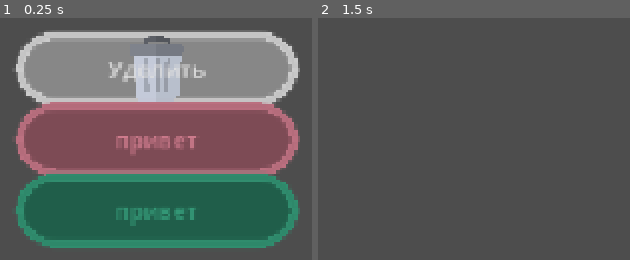
Above: before the commit, frames 1-2 (left to right).
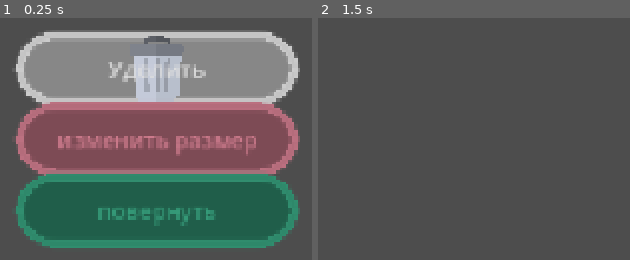
Above: after the commit, the same moments.

Repository: Zandiego228/mygamelizer
Game: Godot game, scene res://scene/menu_item.tscn
The game is run twice, just before and just after one commit, with the same random seed, the same clock (stepped at 60 frames per second) and the same inputs. This scene is started directly instead of the project's main scene.
Inputs (mouse positions are in pixels of both pictures, inside the frame that each line leads up to):
- Up to frame 1 (0.25 s): no input
- Up to frame 2 (1.5 s): click "привет" (after the commit: "изменить размер") at 0.5 s; tap Enter at 1.25 s; move the mouse to (outside the picture) at 1.27 s; hold Right (ui_right) from 1.28 s (still down); click (outside the picture) at 1.35 s

The runs differ from the first frame. In frame 1, 2.8% of the frame differs, in the area x 18-83%, y 48-86%; in frame 2, nothing differs.
Error after the commit: Invalid access to property or key 'rotation' on a base object of type 'Window'. (res://script/menu_item.gd:7)

Commit message:
появился поворот

Diff:
--- a/scene/menu_item.tscn
+++ b/scene/menu_item.tscn
@@ -63,7 +63,7 @@
 theme_override_styles/disabled = SubResource("StyleBoxFlat_g4v7s")
 theme_override_styles/disabled_mirrored = SubResource("StyleBoxFlat_g4v7s")
 theme_override_styles/focus = SubResource("StyleBoxFlat_g4v7s")
-text = "привет"
+text = "изменить размер"
 
 [node name="rotation" type="Button" parent="." unique_id=1296323332]
 modulate = Color(0.23845702, 0.69738674, 0.54539126, 1)
@@ -82,4 +82,4 @@
 theme_override_styles/disabled = SubResource("StyleBoxFlat_g4v7s")
 theme_override_styles/disabled_mirrored = SubResource("StyleBoxFlat_g4v7s")
 theme_override_styles/focus = SubResource("StyleBoxFlat_g4v7s")
-text = "привет"
+text = "повернуть"
--- a/scene/parent_tscn.tscn
+++ b/scene/parent_tscn.tscn
@@ -2,15 +2,31 @@
 
 [ext_resource type="Texture2D" uid="uid://pgyjxkhtvp73" path="res://image/black.png" id="1_7fghm"]
 [ext_resource type="Script" uid="uid://b5rpqyu165wv8" path="res://script/parent_tscn.gd" id="2_8rvuw"]
+[ext_resource type="Texture2D" uid="uid://rvbpddgentqc" path="res://image/free-icon-up-arrow-9991670.png" id="3_8rvuw"]
 
 [node name="Black" type="Sprite2D" unique_id=1232438260]
 texture = ExtResource("1_7fghm")
 script = ExtResource("2_8rvuw")
 metadata/button_pressed = false
 metadata/Parent_Pressed = false
+metadata/rotate = false
 
 [node name="Button" type="Button" parent="." unique_id=351911582]
 offset_left = -25.0
 offset_top = -25.0
 offset_right = 25.0
 offset_bottom = 25.0
+metadata/_edit_use_anchors_ = true
+
+[node name="rotate" type="Sprite2D" parent="." unique_id=128633202]
+position = Vector2(1.1920929e-07, -62.999996)
+rotation = -2.3561945
+scale = Vector2(0.19921875, 0.19921875)
+texture = ExtResource("3_8rvuw")
+
+[node name="rotate" type="Button" parent="rotate" unique_id=974666634]
+offset_left = 205.86517
+offset_top = -227.1615
+offset_right = 318.86517
+offset_bottom = 387.8385
+rotation = 0.7853982
--- a/script/menu_item.gd
+++ b/script/menu_item.gd
@@ -4,10 +4,12 @@
 # Called when the node enters the scene tree for the first time.
 func _ready() -> void:
 	global_position = get_global_mouse_position()
+	rotation = 0 - $"..".rotation
 	size = Vector2(200.0, 152.0)
 
 # Called every frame. 'delta' is the elapsed time since the previous frame.
 func _process(delta: float) -> void:
+
 	#if not get_global_rect().has_point(get_global_mouse_position()) and (Input.is_action_just_pressed("left_click") or Input.is_action_just_pressed("right_click")):
 	#	queue_free()
 	if $delete.is_pressed():
@@ -16,6 +18,8 @@
 		print("изменить размер")
 		queue_free()
 	elif $rotation.is_pressed():
+		$"..".set_meta("Rotate",  true)
+
 		print("повернуть")
 	if (Input.is_action_just_pressed("left_click") or Input.is_action_just_pressed("right_click")):
 		queue_free()
--- a/script/parent_tscn.gd
+++ b/script/parent_tscn.gd
@@ -1,12 +1,26 @@
 extends Sprite2D
 var object
-
+var rotate = 0
 func _ready() -> void:
-
+	$rotate.visible = false
 	pass
 
 
 func _physics_process(delta: float) -> void:
+	#rotation += delta
+	if get_meta("Rotate"):
+		$rotate.visible = true
+		if $rotate/rotate.is_pressed():
+			rotation += ($rotate/rotate.get_local_mouse_position().y - ($rotate/rotate.size.y/2)) * (delta/50)
+			#print(($rotate/rotate.get_local_mouse_position().y+- 307) * (delta/15))
+		if (Input.is_action_just_released("left_click") or Input.is_action_just_released("right_click")):
+			rotate +=1
+		if rotate == 2:
+			rotate = 0
+			$rotate.visible = false
+			set_meta("Rotate",  false)
+
+
 
 	if $Button.is_hovered() and Input.is_action_just_released("right_click"):
 		object = load("res://scene/menu_item.tscn").instantiate()
Binary file added: image/button.png
Not shown, added: image/button.png.import
Binary file added: image/ddd.png
Not shown, added: image/ddd.png.import
Binary file added: image/free-icon-up-arrow-9991670.png
Not shown, added: image/free-icon-up-arrow-9991670.png.import
